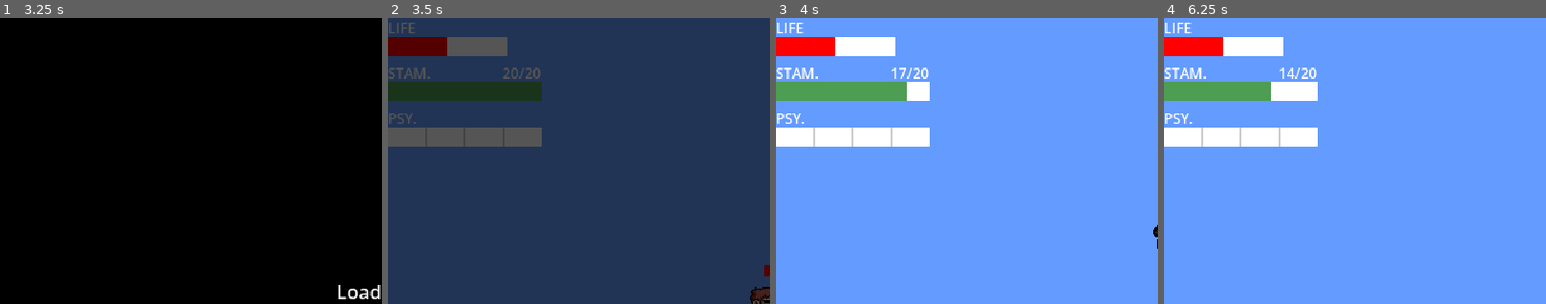
Above: before the commit, frames 1-4 (left to right).
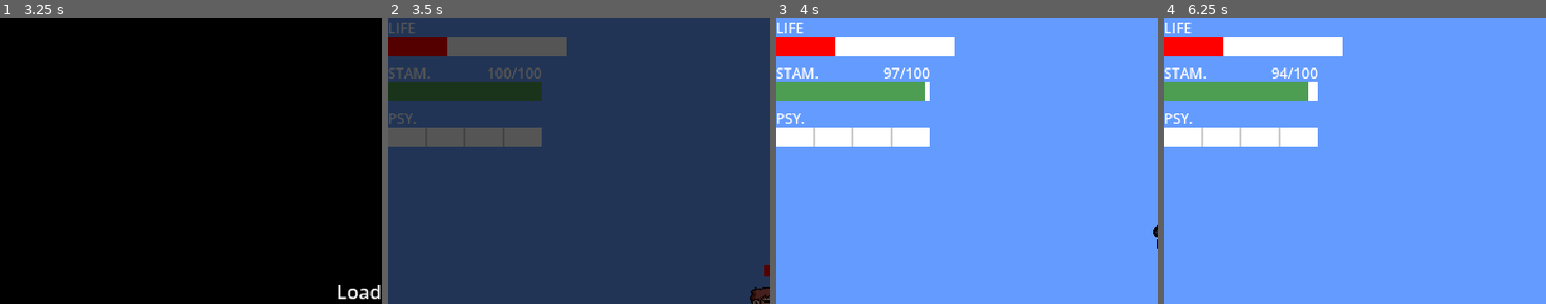
Above: after the commit, the same moments.

Repository: WarrenWarrens/CC
Game: Godot game, scene res://MainMenu/MainMenu.tscn
Same seed, same stepped clock (60 frames per second), same inputs: the game is played once before the commit and once after it. Sound files missing from this copy of the repository are replaced by a short silence.
Inputs (mouse positions are % of the whole screen's width and height, from its top left):
- Up to frame 1 (3.25 s): click "Levels" at 0.5 s; click "Test Level Two" at 1.25 s; click "Start" at 2 s; click "Start" at 2.75 s
- Up to frame 2 (3.5 s): no input
- Up to frame 3 (4 s): tap Enter (ui_accept) at 3.5, 3.77 s; move the mouse to (72, 45) at 3.52 s; press the mouse at (72, 45) at 3.53 s; hold D (right) from 3.53 s (still down); right-click (72, 45) at 3.6 s
- Up to frame 4 (6.25 s): move the mouse to (30, 55) at 4.27 s; release D (right) at 4.28 s; release the mouse at (30, 55) at 4.28 s; hold S (down) 4.28-5.03 s; click (30, 55) at 4.35 s; tap Enter (ui_accept) at 4.52, 6.02 s; tap Shift (sprint) at 4.55 s; move the mouse to (60, 28) at 5.02 s; hold D (right) 5.03-5.78 s; hold Shift (sprint) 5.03-5.78 s; right-click (60, 28) at 5.3 s; move the mouse to (45, 70) at 5.77 s; hold W (up) from 5.78 s (still down); tap R (aim) at 5.85 s; click (45, 70) at 6.05 s
The pictures show only the part of the screen within x 0-50%, y 0-50%; the shares and areas given below are measured in that part.

Frame 1 is identical in both runs. In frame 2, 1.3% of the frame differs, in the area x 26-47%, y 6-22%; in frame 3, 1.6%; in frame 4, 2.0%, in the area x 28-47%, y 6-29%.

Commit message:
Stat adjustment

Diff:
--- a/Characters/brawler.tres
+++ b/Characters/brawler.tres
@@ -3,13 +3,17 @@
 [ext_resource type="Script" uid="uid://cfx5mpm15mma8" path="res://Characters/CharacterDef.gd" id="1_laj20"]
 [ext_resource type="Resource" path="res://Characters/Attacks/light1.tres" id="2_light1"]
 [ext_resource type="Resource" path="res://Characters/Attacks/heavy1.tres" id="3_heavy1"]
+[ext_resource type="Texture2D" uid="uid://w3imcv8dxk1x" path="res://Assets/drink.png" id="5_eo03f"]
+[ext_resource type="Resource" path="res://Characters/Attacks/jumpheavy.tres" id="9_jumpheavy"]
+[ext_resource type="Resource" path="res://Characters/Attacks/jumplight.tres" id="9_jumplight"]
+[ext_resource type="Resource" path="res://Characters/Attacks/sprintheavy.tres" id="9_sprintheavy"]
 [ext_resource type="Resource" path="res://Characters/Attacks/sprintlight.tres" id="9_sprintlight"]
-[ext_resource type="Resource" path="res://Characters/Attacks/sprintheavy.tres" id="9_sprintheavy"]
-[ext_resource type="Resource" path="res://Characters/Attacks/jumplight.tres" id="9_jumplight"]
-[ext_resource type="Resource" path="res://Characters/Attacks/jumpheavy.tres" id="9_jumpheavy"]
 
 [resource]
 script = ExtResource("1_laj20")
+portrait = ExtResource("5_eo03f")
+max_health = 300
+max_stamina = 100.0
 light_attack = ExtResource("2_light1")
 heavy_attack = ExtResource("3_heavy1")
 sprint_light_attack = ExtResource("9_sprintlight")
Not shown, added: Script/HangLedge.gd.uid
